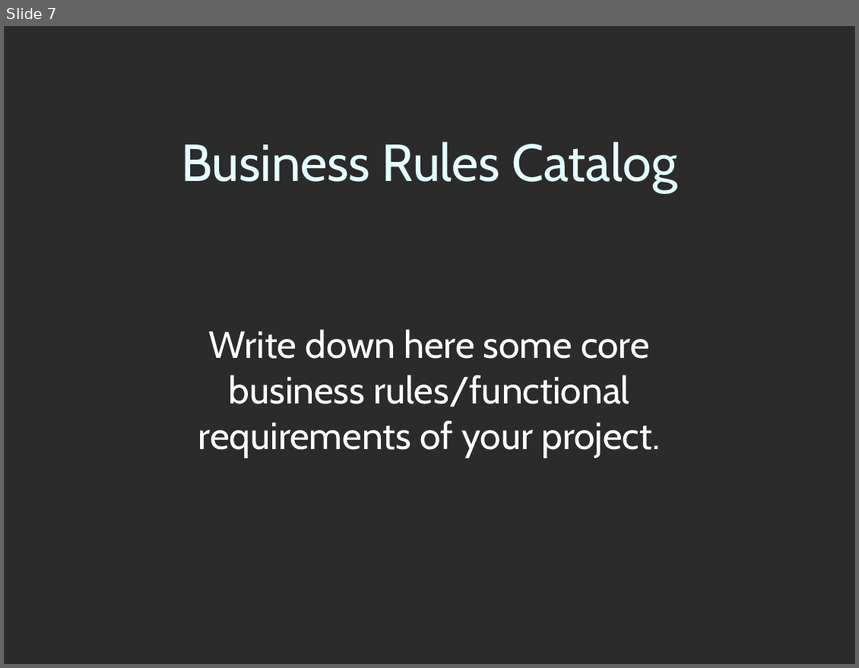
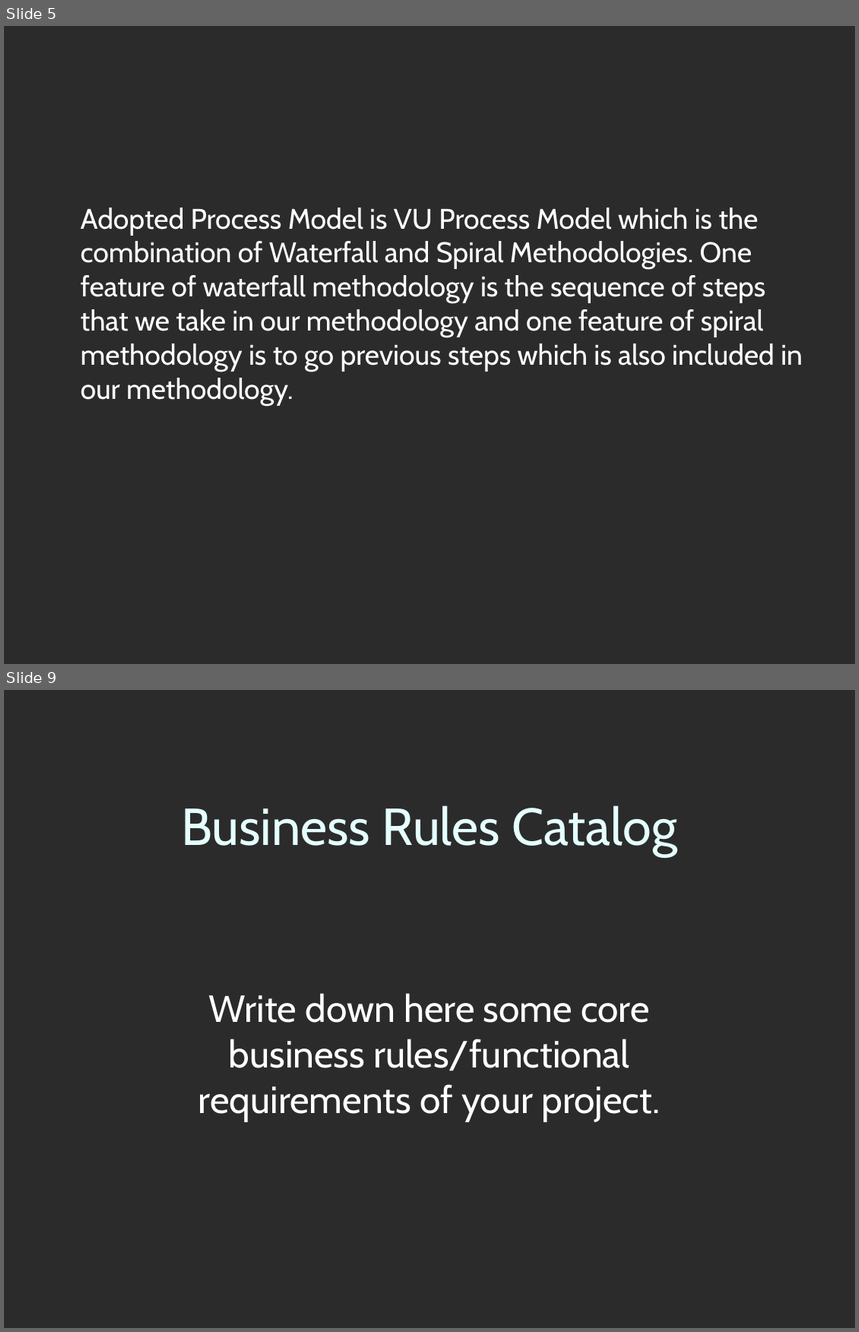
Before and after one commit to alihussainia/Spam-Email-Classification-Project, a slide deck: CS619_Project/FinalDeliverables/3-SamplePresentation.ppt. Shown one above the other, each under a label of ours: slide 7 before the commit, slides 5 and 9 after it; the slides between them are not shown. The pictures are 859x668 and 859x1332 pixels, drawn with LibreOffice and Linux fonts; fonts in the diff are those of the drawing; background and template pictures are left out; a plain dark background stands for a picture behind light text. Boxes give left, top, right and bottom in pixels: in the first picture for what was removed or moved away, otherwise in the second. Text is boxed around its words. In the diff, an @@ line names an element or a change of style, - is before the commit and + after.

```diff
--- a/CS619_Project/FinalDeliverables/3-SamplePresentation.ppt
+++ b/CS619_Project/FinalDeliverables/3-SamplePresentation.ppt
@@ slide 5 added at (4,26,855,664), background picture (left out) @@
@@ text added at (81,208,803,405), 24 pt, text #FFFFFF @@
+Adopted Process Model is VU Process Model which is the combination of Waterfall and Spiral Methodologies. One feature of waterfall methodology is the sequence of steps that we take in our methodology and one feature of spiral methodology is to go previous steps which is also included in our methodology.
@@ what was slide 7 is now slide 9 @@
```
Also in this commit, not shown: 6 slides changed, 4 other slides added, 3 slides removed, 1 other file.
